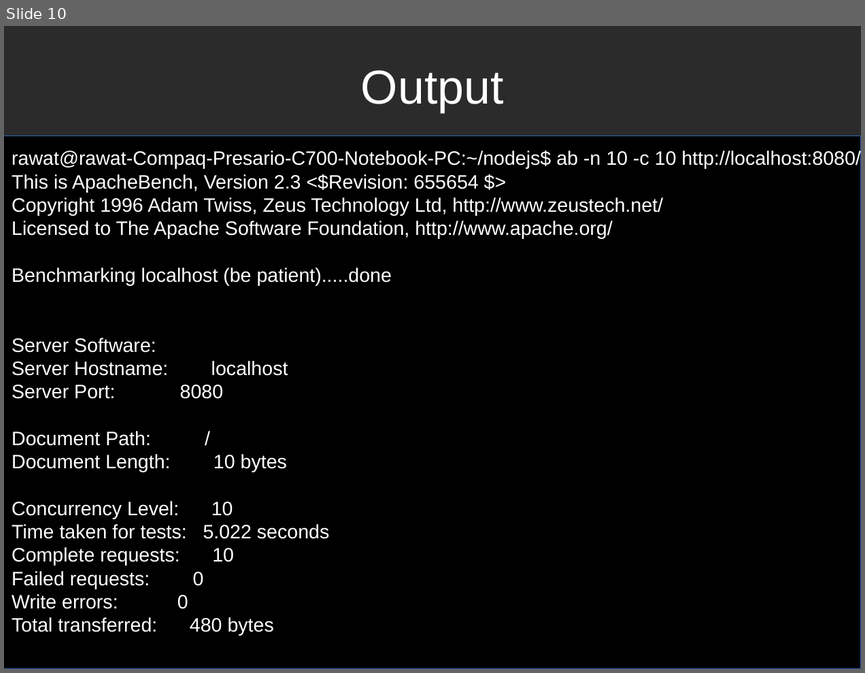
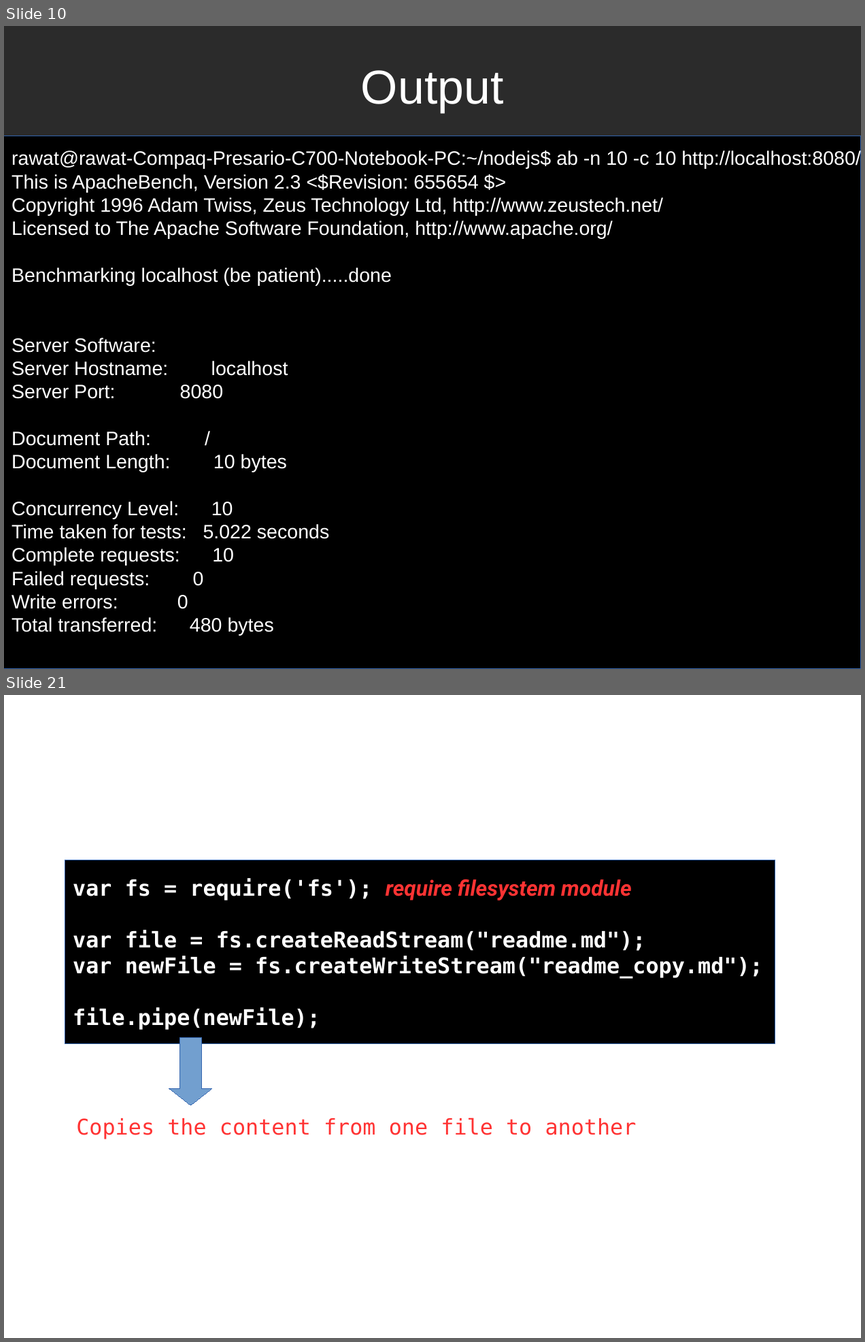
Before and after one commit to pkrawat1/nodejs, a slide deck: josh_talk.odp. Shown one above the other, each under a label of ours: slide 10 before the commit, slides 10 and 21 after it; the slides between them are not shown. The pictures are 865x673 and 865x1342 pixels, drawn with LibreOffice and Linux fonts; fonts in the diff are those of the drawing; background and template pictures are left out; a plain dark background stands for a picture behind light text. Boxes give left, top, right and bottom in pixels: in the first picture for what was removed or moved away, otherwise in the second. Text is boxed around its words. In the diff, an @@ line names an element or a change of style, - is before the commit and + after.

```diff
--- a/josh_talk.odp
+++ b/josh_talk.odp
@@ slide 21 added at (x1=4, y1=695, x2=861, y2=1338), background picture (left out) @@
@@ title added at (x1=47, y1=721, x2=818, y2=787), 44 pt, text #FFFFFF @@
+READING AND WRITING A FILE
@@ rectangle added at (x1=65, y1=861, x2=775, y2=1044), fill #000000, outline #3465AF 0 pt, 20 pt, text #FFFFFF, bold @@
+var fs = require('fs'); require filesystem module
+var file = fs.createReadStream("readme.md");
+var newFile = fs.createWriteStream("readme_copy.md");
+file.pipe(newFile);
@@ down arrow added at (x1=170, y1=1038, x2=212, y2=1106), fill #729FCF, outline #3465AF 0 pt @@
@@ text added at (x1=76, y1=1117, x2=636, y2=1139), 20 pt, text #FF3333 @@
+Copies the content from one file to another
```
Also in this commit, not shown: 13 other slides added, 1 slide removed, 2 other files.
